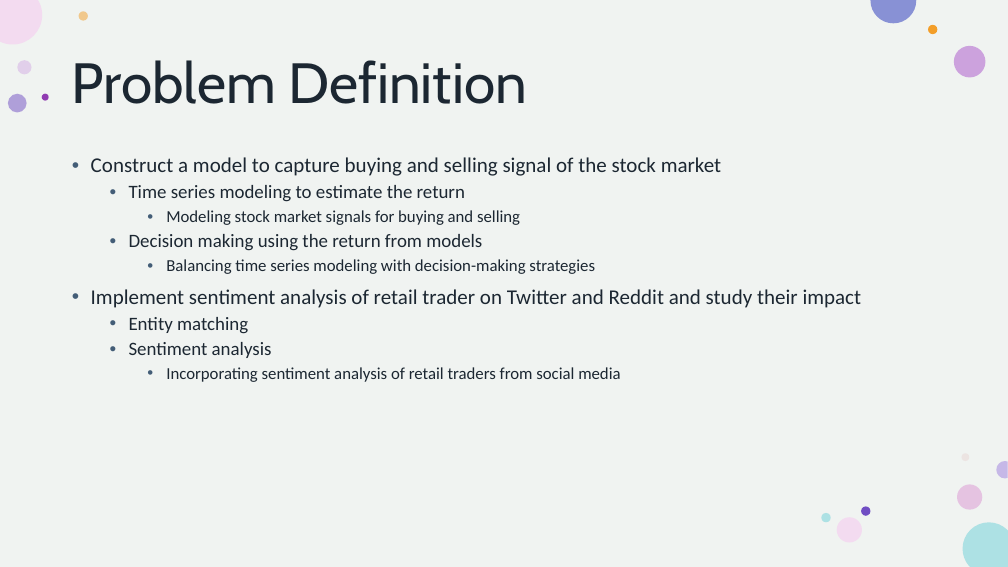
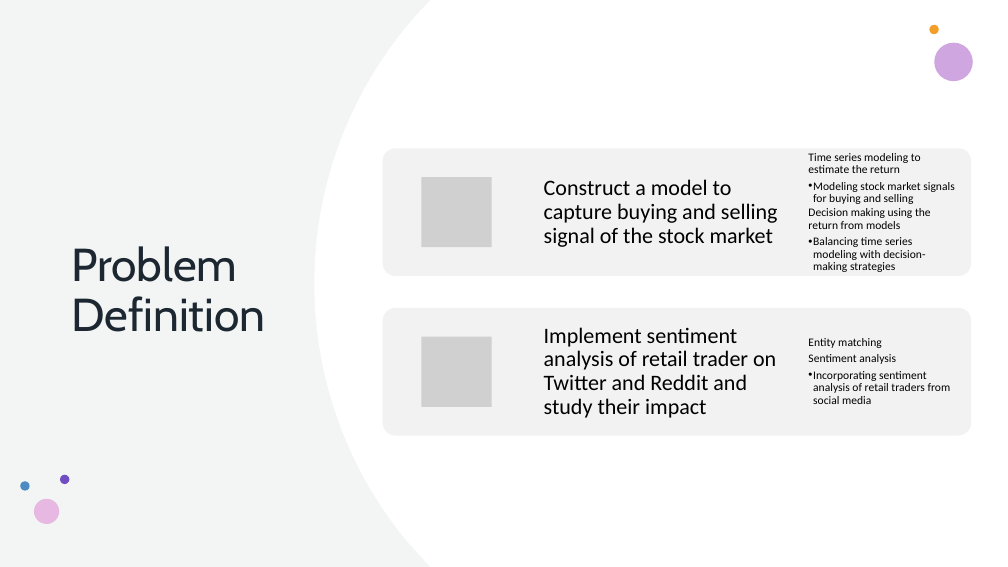
Before and after one commit to howie-zeng/Analyzing-Retail-Sentiment-and-Detecting-Trading-Signals, a slide deck: slide 4 of Presentation.pptx. Drawn at 1008x567 pixels with LibreOffice and Linux fonts; fonts in the diff are those of the drawing; grey boxes stand for pictures. Boxes give left, top, right and bottom in pixels: in the first picture for what was removed or moved away, otherwise in the second. Text is boxed around its words. In the diff, an @@ line names an element or a change of style, - is before the commit and + after.

```diff
--- a/Presentation.pptx
+++ b/Presentation.pptx
@@ rectangle removed at (0, 0, 1008, 567) @@
@@ rectangle added at (0, 0, 1008, 567), fill #FFFFFF @@
@@ rectangle added at (0, 0, 1008, 567), fill #D5DED8 at 30% opacity @@
@@ freeform shape added at (315, 0, 1008, 567), fill #FFFFFF @@
@@ title "Problem Definition": place and size @@
-title "Problem Definition" at (72, 60, 527, 104)
+title "Problem Definition" at (71, 246, 265, 332)
@@ title "Problem Definition" at (71, 246, 265, 332): size 54 to 44 pt @@
@@ group removed at (8, 11, 986, 542): 11 ellipses @@
@@ text removed at (91, 157, 862, 382) @@
-• Construct a model to capture buying and selling signal of the stock market
-  • Time series modeling to estimate the return
-    • Modeling stock market signals for buying and selling
-  • Decision making using the return from models
-    • Balancing time series modeling with decision-making strategies
-• Implement sentiment analysis of retail trader on Twitter and Reddit and study their impact
-  • Entity matching
-  • Sentiment analysis
-    • Incorporating sentiment analysis of retail traders from social media
@@ group added at (383, 148, 971, 436): 4 texts, 2 rounded rectangles, 2 pictures @@
+Construct a model to capture buying and selling signal of the stock market
+Time series modeling to estimate the return
+  • Modeling stock market signals for buying and selling
+Decision making using the return from models
+  • Balancing time series modeling with decision-making strategies
+Implement sentiment analysis of retail trader on Twitter and Reddit and study their impact
+Entity matching
+Sentiment analysis
+  • Incorporating sentiment analysis of retail traders from social media
@@ group added at (20, 25, 973, 524): 5 ellipses @@
```
Also in this commit, not shown: 8 other slides changed.
